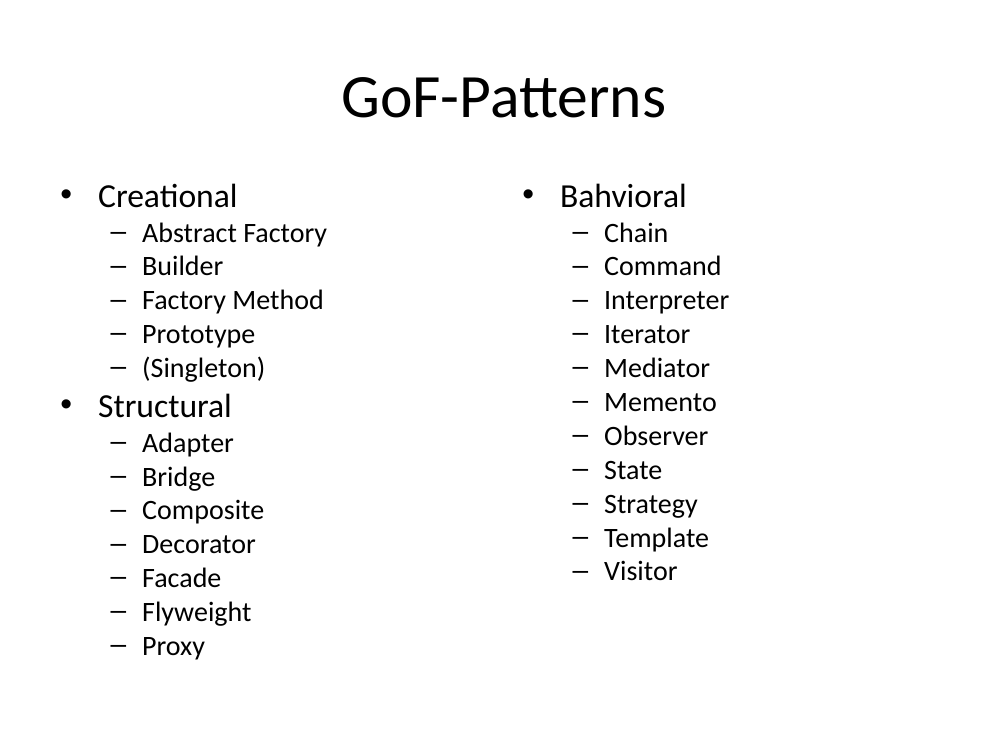
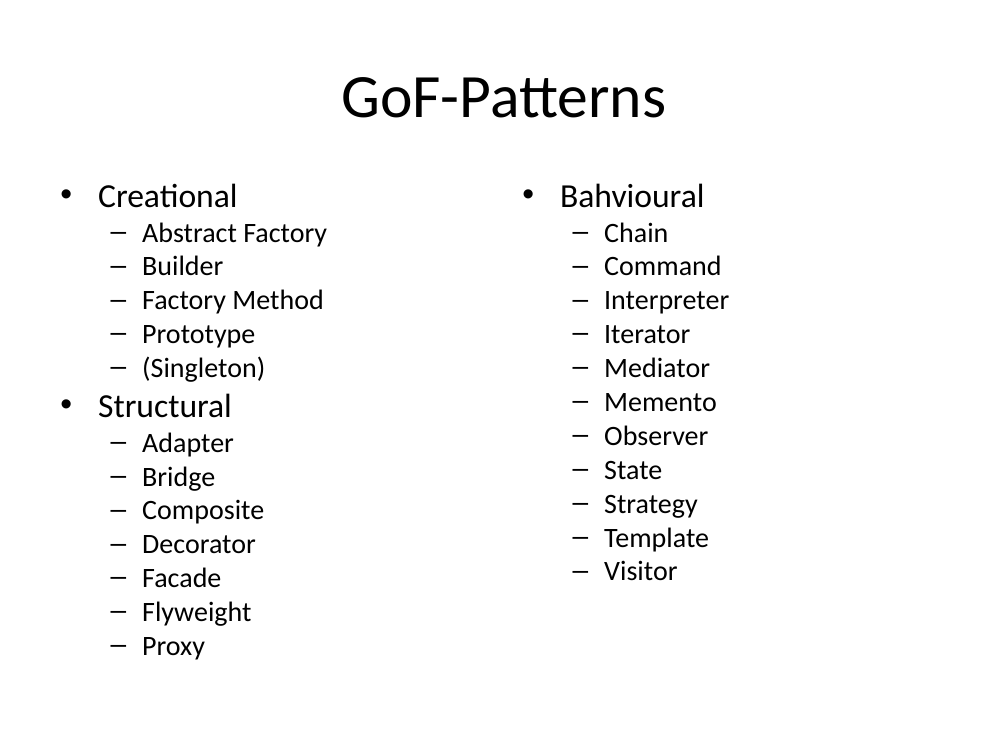
Before and after one commit to kamyu104/GofPatterns, a slide deck: slide 11 of Effective patterns.ppt (slide 8 before the commit). Drawn at 1008x756 pixels with LibreOffice and Linux fonts; fonts in the diff are those of the drawing. Boxes give left, top, right and bottom in pixels: in the first picture for what was removed or moved away, otherwise in the second. Text is boxed around its words. In the diff, an @@ line names an element or a change of style, - is before the commit and + after.

```diff
--- a/Effective patterns.ppt
+++ b/Effective patterns.ppt
@@ text at [560, 183, 704, 208]: text changed @@
-• Bahvioral
+• Bahvioural
```
Also in this commit, not shown: 6 other slides changed, 4 slides added, 3 slides removed, 1 other file.
